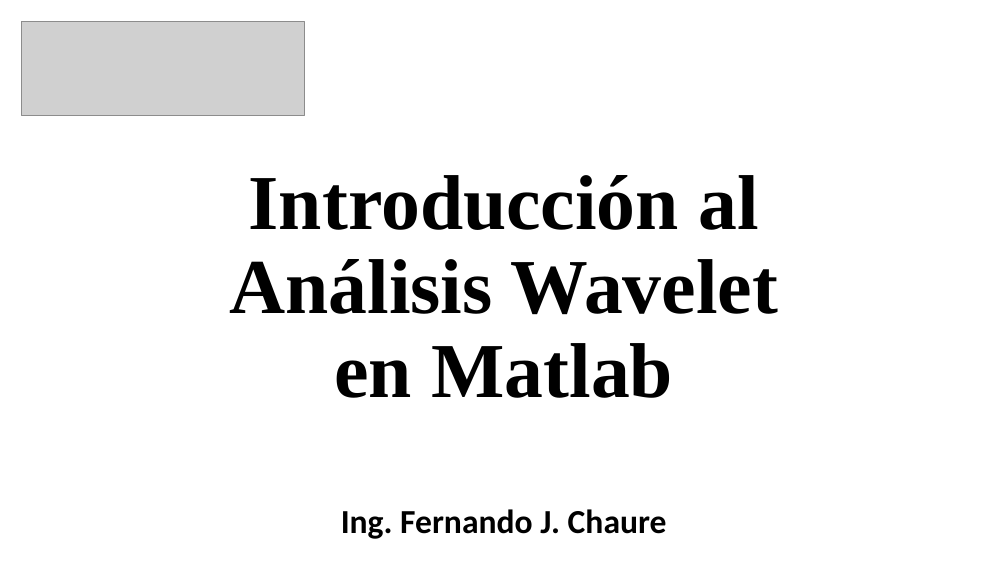
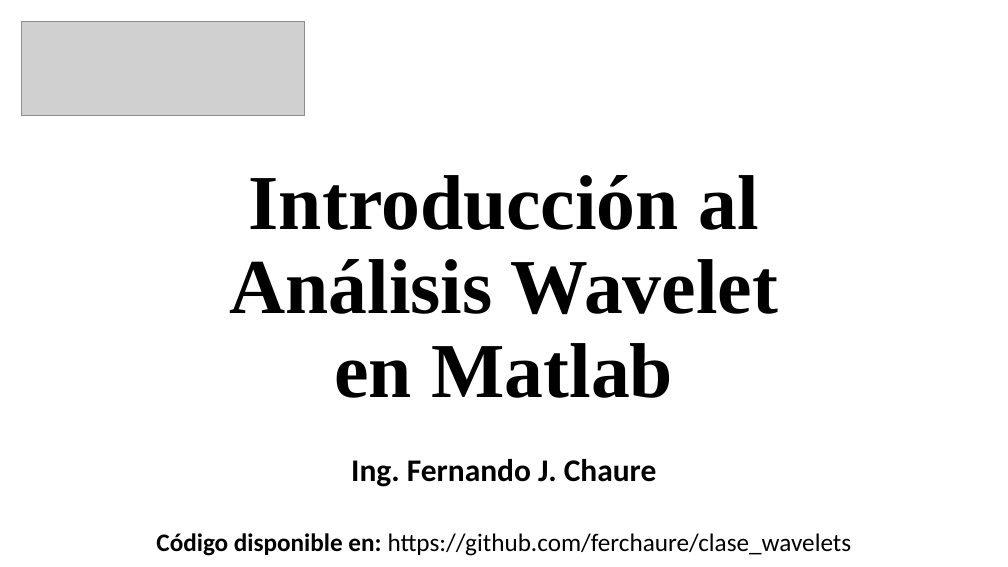
Before and after one commit to ferchaure/clase_wavelets, a slide deck: slide 1 of Introducción al Análisis Wavelet en Matlab.odp. Drawn at 1008x567 pixels with LibreOffice and Linux fonts; fonts in the diff are those of the drawing; grey boxes stand for pictures; background and template pictures are left out. Boxes give left, top, right and bottom in pixels: in the first picture for what was removed or moved away, otherwise in the second. Text is boxed around its words. In the diff, an @@ line names an element or a change of style, - is before the commit and + after.

Commit message:
clase actualizada con animaciones

```diff
--- a/Introducción al Análisis Wavelet en Matlab.odp
+++ b/Introducción al Análisis Wavelet en Matlab.odp
@@ subtitle "Ing. Fernando J. Chaure": place and size @@
-subtitle "Ing. Fernando J. Chaure" at bbox=[341, 509, 667, 539]
+subtitle "Ing. Fernando J. Chaure" at bbox=[156, 459, 852, 556]
@@ subtitle at bbox=[351, 459, 657, 487]: size 32 to 30 pt in "Ing. Fernando J. Chaure"; line spacing 0.9 to 0.7 @@
@@ subtitle at bbox=[156, 533, 852, 556]: paragraph added @@
+Código disponible en: https://github.com/ferchaure/clase_wavelets
```
Also in this commit, not shown: 18 other slides changed, 2 slides added, 1 slide removed.
